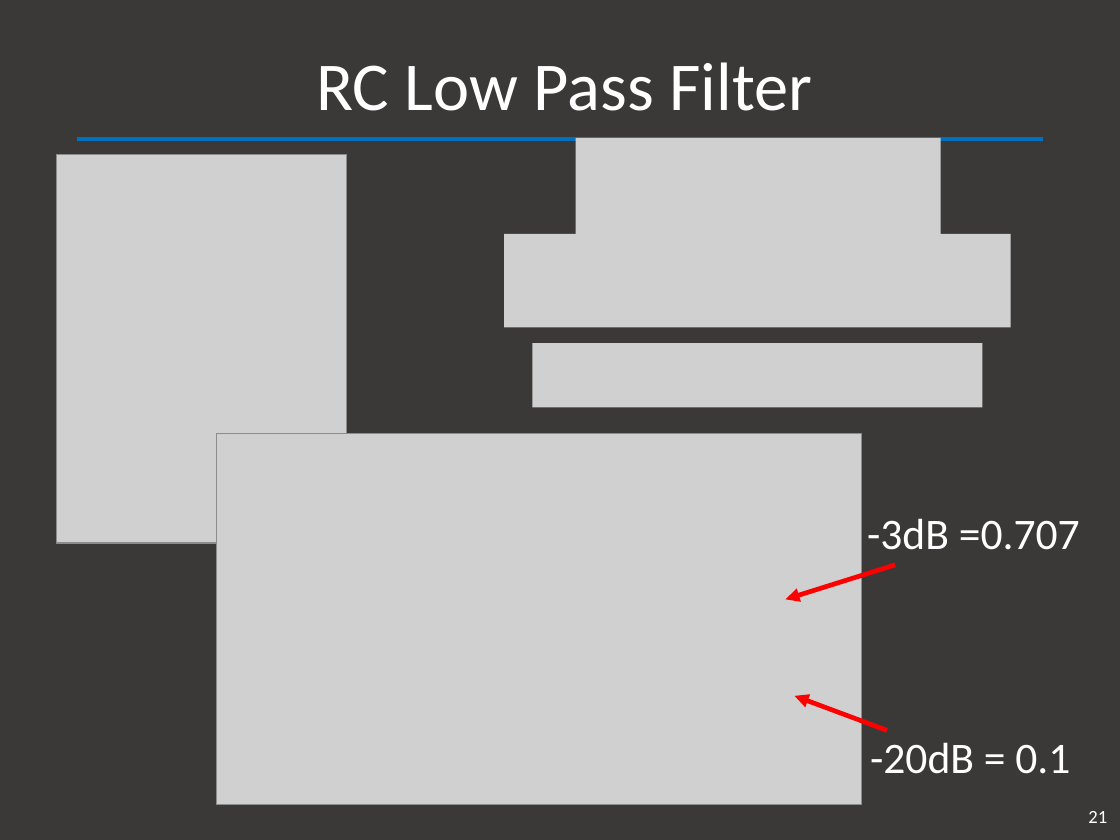
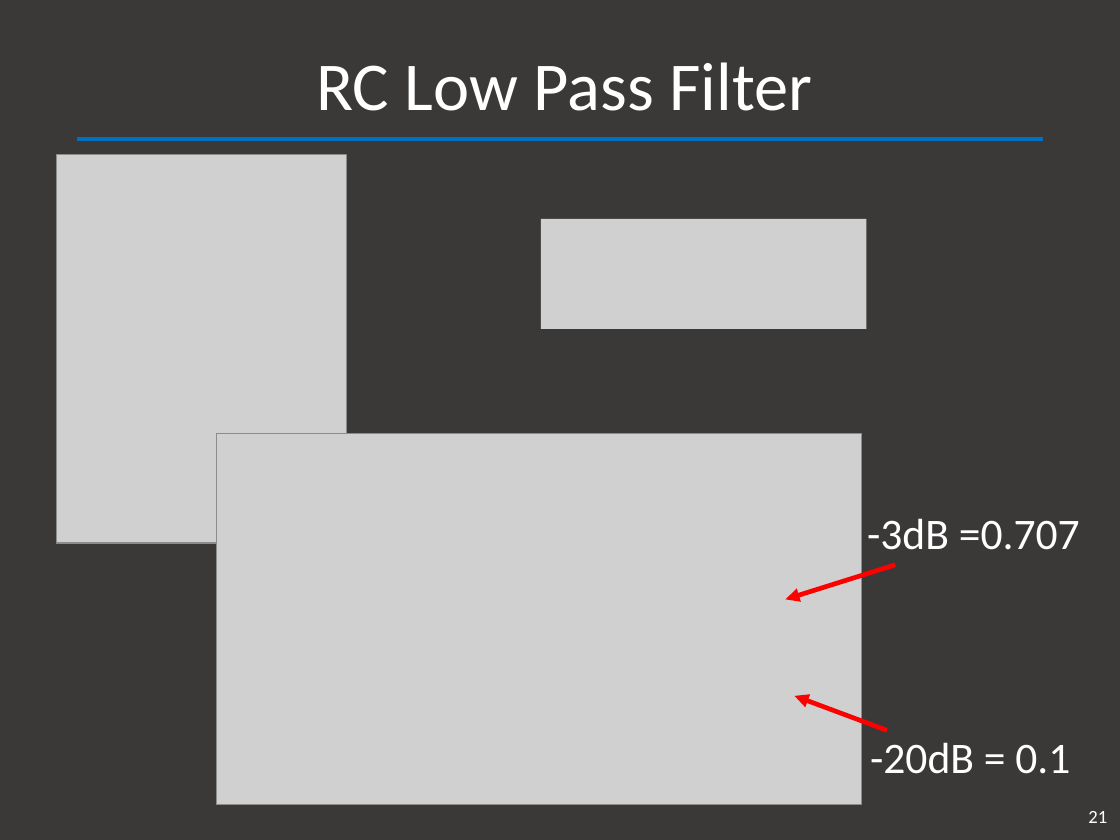
Before and after one commit to KnoxMakers/Electronics, a slide deck: slide 21 of Classes/20191205 Filtering and Working in the Freq Domain.pptx. Drawn at 1120x840 pixels with LibreOffice and Linux fonts; fonts in the diff are those of the drawing; grey boxes stand for pictures. Boxes give left, top, right and bottom in pixels: in the first picture for what was removed or moved away, otherwise in the second. Text is boxed around its words. In the diff, an @@ line names an element or a change of style, - is before the commit and + after.

Commit message:
updated for filters class

```diff
--- a/Classes/20191205 Filtering and Working in the Freq Domain.pptx
+++ b/Classes/20191205 Filtering and Working in the Freq Domain.pptx
@@ picture removed at (576, 138, 941, 248) @@
@@ picture: place and size @@
-picture at (504, 234, 1010, 327)
+picture at (541, 218, 867, 328)
@@ picture removed at (532, 343, 982, 407) @@
```
Also in this commit, not shown: 1 other slide changed, 3 other files.
